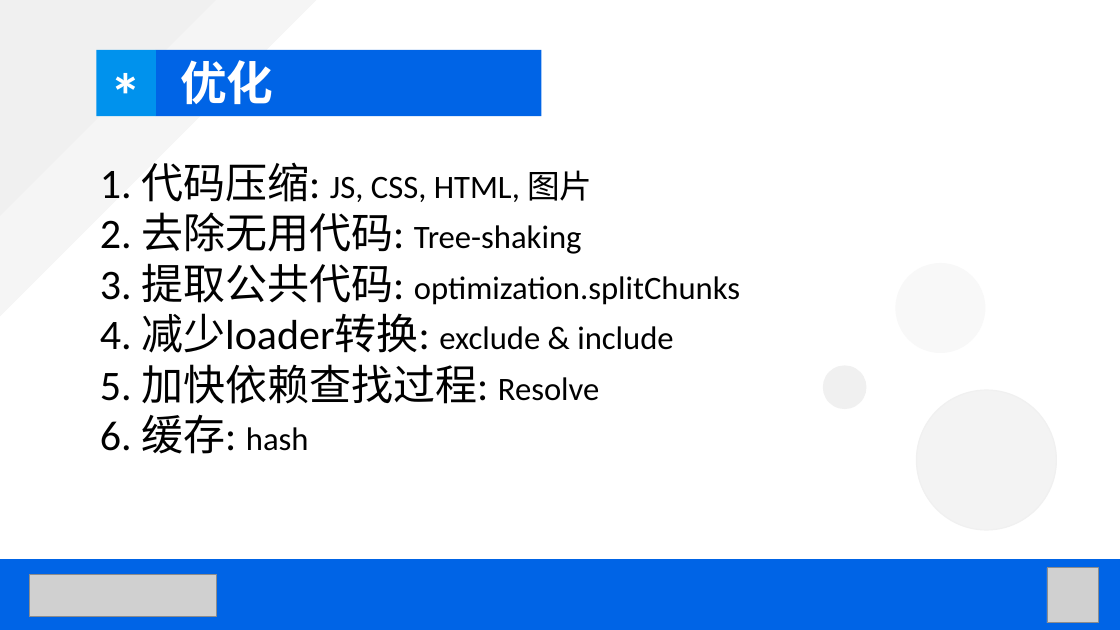
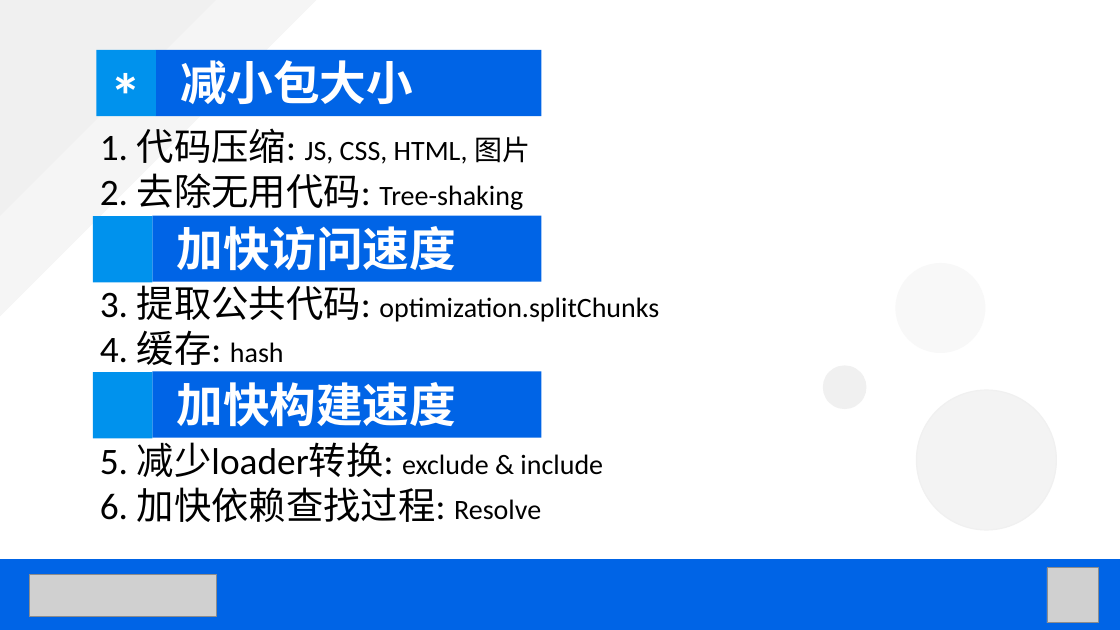
Before and after one commit to h23/Webpack, a slide deck: slide 15 of Webpack4-从零开始搭建React项目.pptx. Drawn at 1120x630 pixels with LibreOffice and Linux fonts; fonts in the diff are those of the drawing; grey boxes stand for pictures. Boxes give left, top, right and bottom in pixels: in the first picture for what was removed or moved away, otherwise in the second. Text is boxed around its words. In the diff, an @@ line names an element or a change of style, - is before the commit and + after.

Commit message:
优化部分

```diff
--- a/Webpack4-从零开始搭建React项目.pptx
+++ b/Webpack4-从零开始搭建React项目.pptx
@@ text at (180,60,413,105): text changed @@
-优化
+减小包大小
@@ text "1. 代码压缩: JS, CSS, HTML, ...": place and size @@
-text "1. 代码压缩: JS, CSS, HTML, ..." at (100,162,740,454)
+text "1. 代码压缩: JS, CSS, HTML, ..." at (100,128,659,522)
@@ text at (100,128,659,322): size 36 to 32 pt in "1. 代码压缩:", "2. 去除无用代码:", "3. 提取公共代码:"; size 28 to 24 pt in "JS, CSS, HTML, 图片", "Tree-shaking", "optimization.splitChunks" @@
@@ rectangle added at (93,216,153,282), fill #0092ED @@
@@ rectangle added at (153,216,542,282), fill #0064E6 @@
@@ text added at (177,226,457,270), 40 pt, text #FFFFFF, bold @@
+加快访问速度
@@ text at (100,330,603,522): text changed; size 36 to 32 pt @@
-4. 减少loader转换: exclude & include
-5. 加快依赖查找过程: Resolve
-6. 缓存: hash
+4. 缓存: hash
+5. 减少loader转换: exclude & include
+6. 加快依赖查找过程: Resolve
@@ rectangle added at (93,372,153,439), fill #0092ED @@
@@ rectangle added at (152,371,541,438), fill #0064E6 @@
@@ text added at (176,382,456,426), 40 pt, text #FFFFFF, bold @@
+加快构建速度
```
Also in this commit, not shown: 1 slide added, 1 slide removed, 58 other files.
